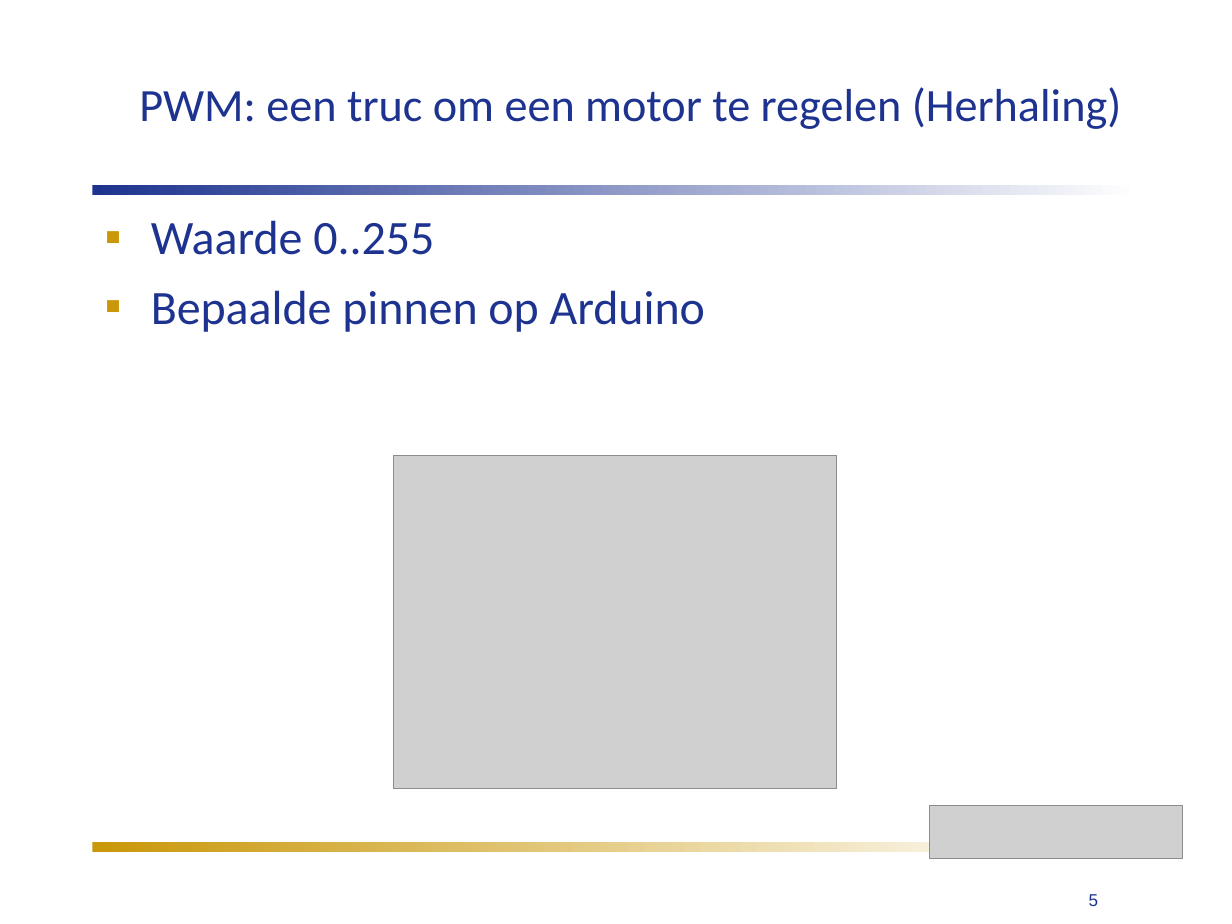
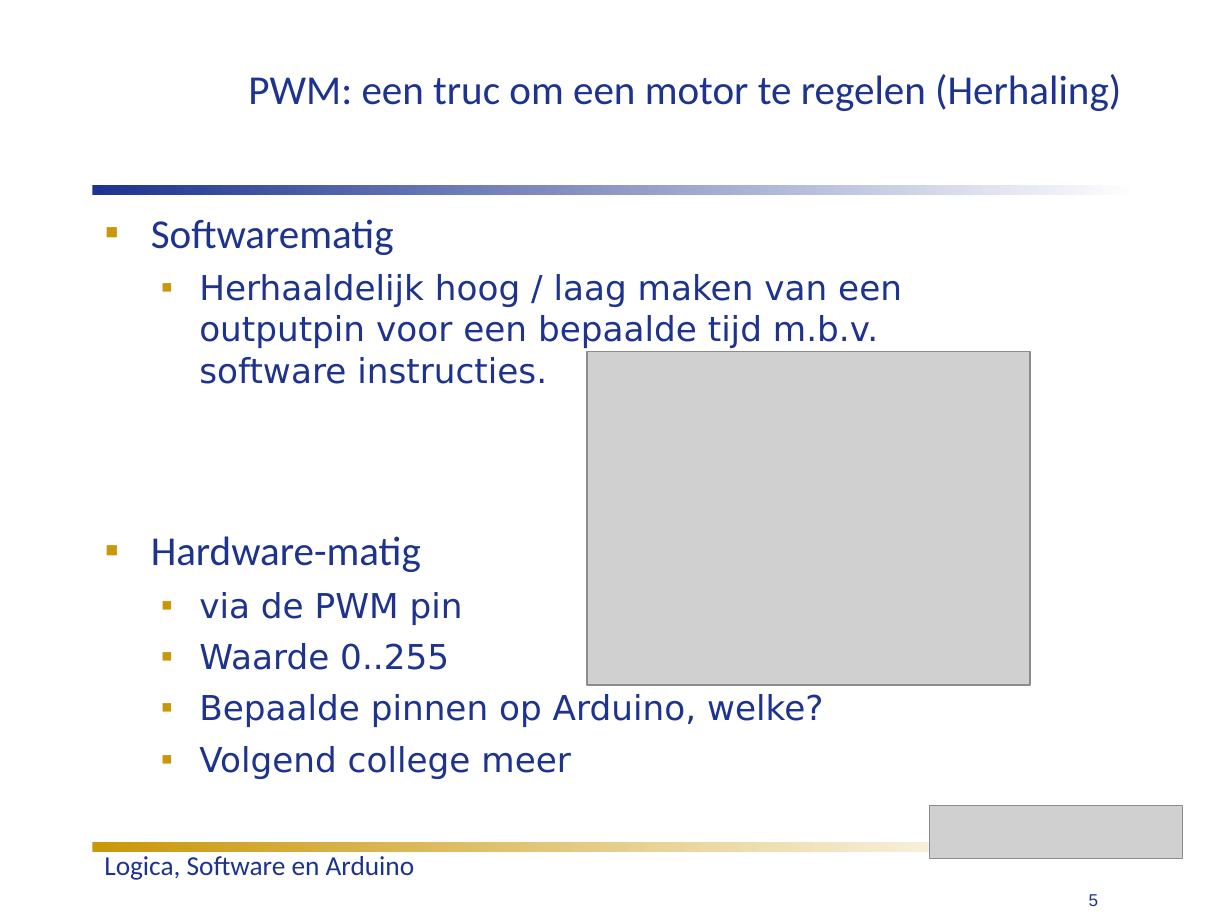
Before and after one commit to humiq/Greendevelopment, a slide deck: slide 5 of trunk/documents/Colleges/ISIROB College 4.ppt. Drawn at 1232x924 pixels with LibreOffice and Linux fonts; fonts in the diff are those of the drawing; grey boxes stand for pictures. Boxes give left, top, right and bottom in pixels: in the first picture for what was removed or moved away, otherwise in the second. Text is boxed around its words. In the diff, an @@ line names an element or a change of style, - is before the commit and + after.

```diff
--- a/trunk/documents/Colleges/ISIROB College 4.ppt
+++ b/trunk/documents/Colleges/ISIROB College 4.ppt
@@ title "PWM: een truc om een ...": place and size @@
-title "PWM: een truc om een ..." at (139,87,1121,129)
+title "PWM: een truc om een ..." at (248,74,1121,111)
@@ title "PWM: een truc om een ..." at (248,74,1121,111): size 27 to 24 pt @@
@@ text at (151,219,902,625): paragraphs added @@
+▪ Softwarematig
+  ▪ Herhaaldelijk hoog / laag maken van een outputpin voor een bepaalde tijd m.b.v. software instructies.
+▪ Hardware-matig
+  ▪ via de PWM pin
@@ picture: place and size @@
-picture at (393,455,837,788)
+picture at (586,351,1030,685)
@@ text at (199,643,449,670): size 28 to 20 pt, font Calibri to DejaVu Sans in "Waarde 0..255"; list level 1 to 2 in "Waarde 0..255" @@
@@ text at (199,694,823,779): text changed; size 28 to 20 pt; font Calibri to DejaVu Sans @@
-▪ Bepaalde pinnen op Arduino
+  ▪ Bepaalde pinnen op Arduino, welke?
+  ▪ Volgend college meer
@@ text added at (104,856,415,880), 16 pt, text #1D338F @@
+Logica, Software en Arduino
```
Also in this commit, not shown: 3 other slides changed, 2 other files.
